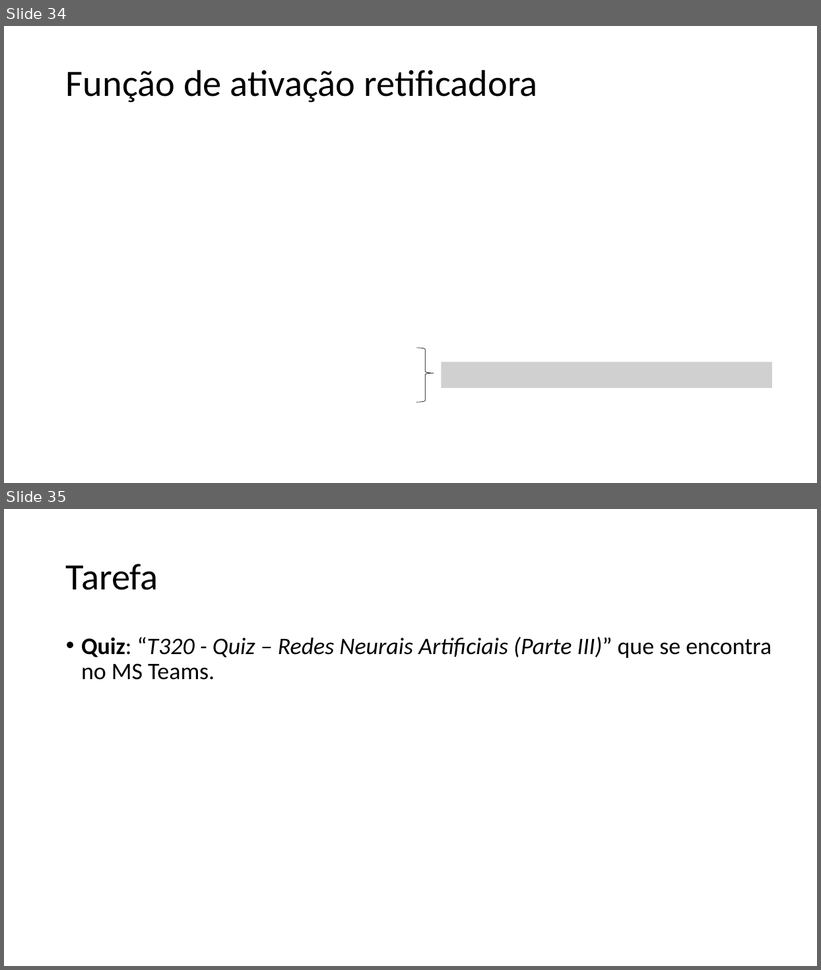
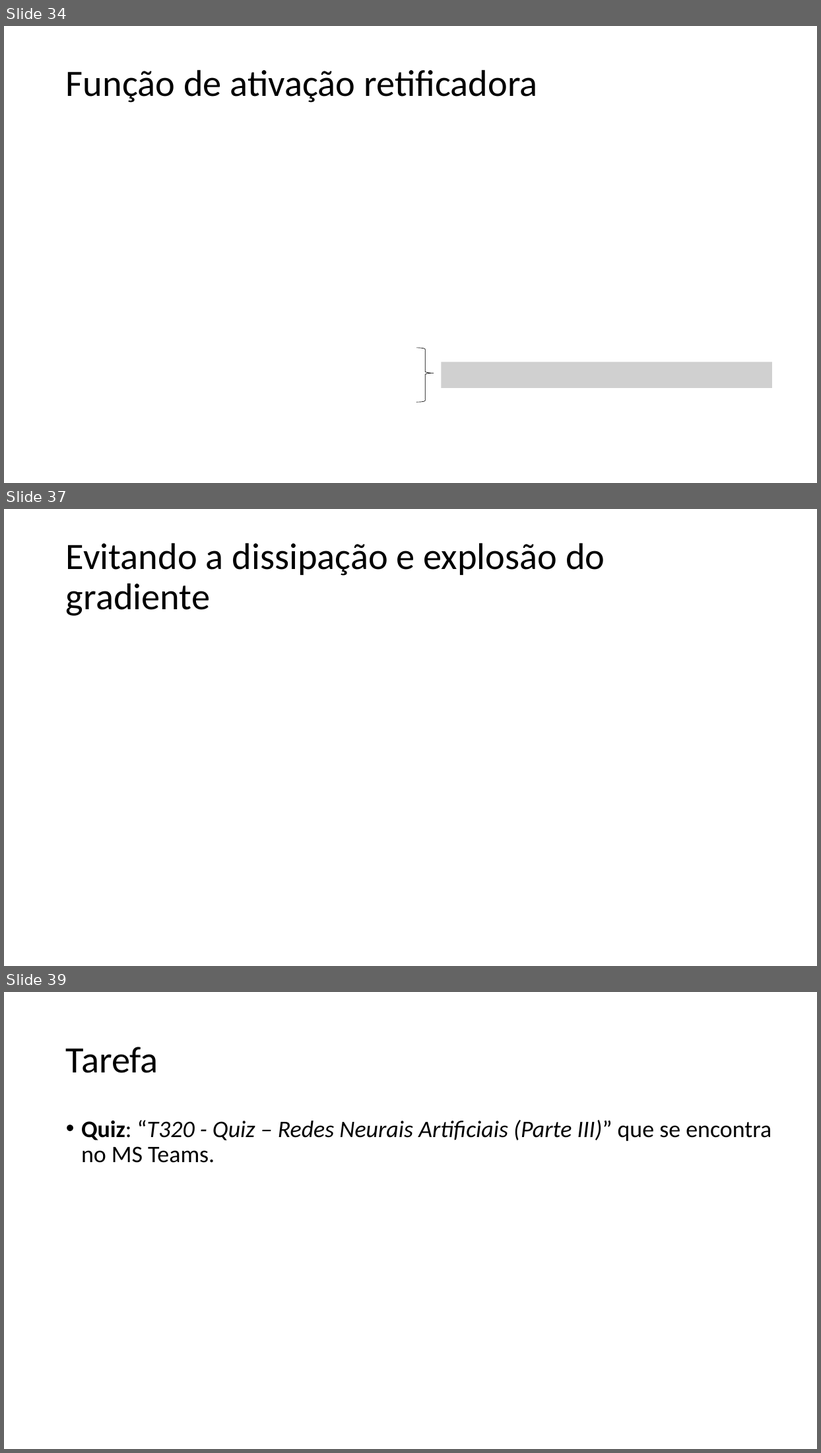
Before and after one commit to zz4fap/t320_aprendizado_de_maquina, a slide deck: slides/T320_Redes_Neurais_Artificiais (Parte II).pptx. Shown one above the other, each under a label of ours: slides 34 and 35 before the commit, slides 34, 37 and 39 after it; the slides between them are not shown. The pictures are 821x970 and 821x1453 pixels, drawn with LibreOffice and Linux fonts; fonts in the diff are those of the drawing; grey boxes stand for pictures. Boxes give left, top, right and bottom in pixels: in the first picture for what was removed or moved away, otherwise in the second. Text is boxed around its words. In the diff, an @@ line names an element or a change of style, - is before the commit and + after.

```diff
--- a/slides/T320_Redes_Neurais_Artificiais (Parte II).pptx
+++ b/slides/T320_Redes_Neurais_Artificiais (Parte II).pptx
@@ slide 37 added at [4, 509, 817, 966], background #FFFFFF @@
@@ title added at [66, 543, 605, 616], 44 pt, text #000000 @@
+Evitando a dissipação e explosão do gradiente
@@ what was slide 35 is now slide 39 @@
```
Also in this commit, not shown: 2 slides changed, 4 other slides added, 1 slide removed.
